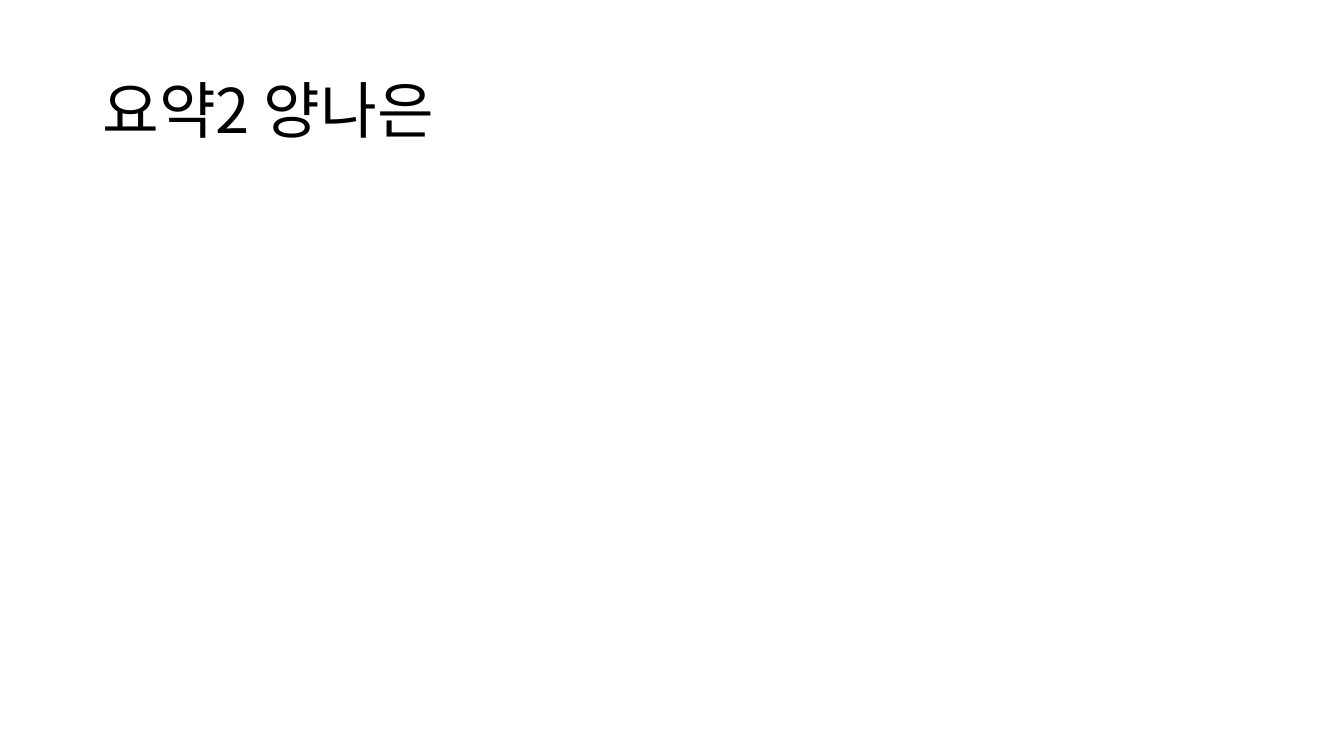
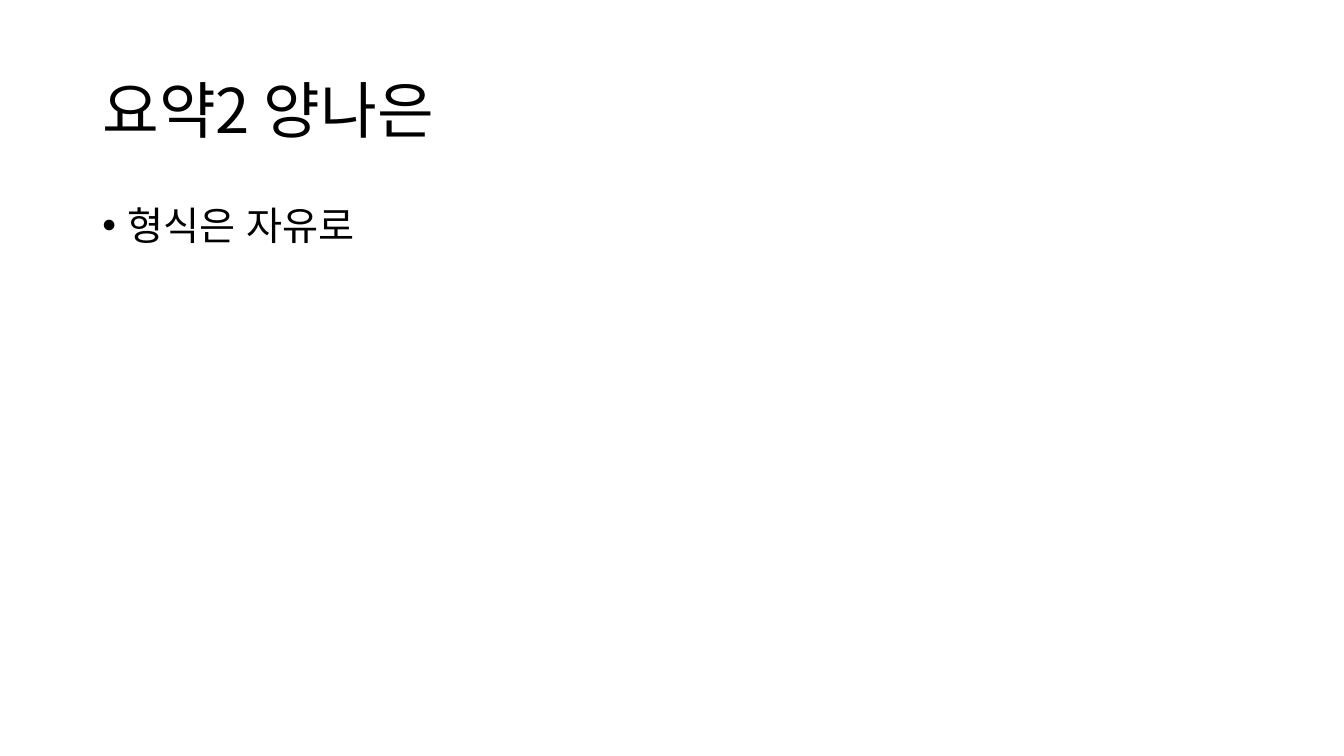
Before and after one commit to Klaxon9718/YUHAN_-security, a slide deck: slide 5 of 발표자료/Secure Coding 발표자료.pptx. Drawn at 1344x756 pixels with LibreOffice and Linux fonts; fonts in the diff are those of the drawing. Boxes give left, top, right and bottom in pixels: in the first picture for what was removed or moved away, otherwise in the second. Text is boxed around its words. In the diff, an @@ line names an element or a change of style, - is before the commit and + after.

```diff
--- a/발표자료/Secure Coding 발표자료.pptx
+++ b/발표자료/Secure Coding 발표자료.pptx
@@ text added at (x1=128, y1=207, x2=355, y2=243), 28 pt, text #000000 @@
+• 형식은 자유로
```
Also in this commit, not shown: 1 other slide changed.
